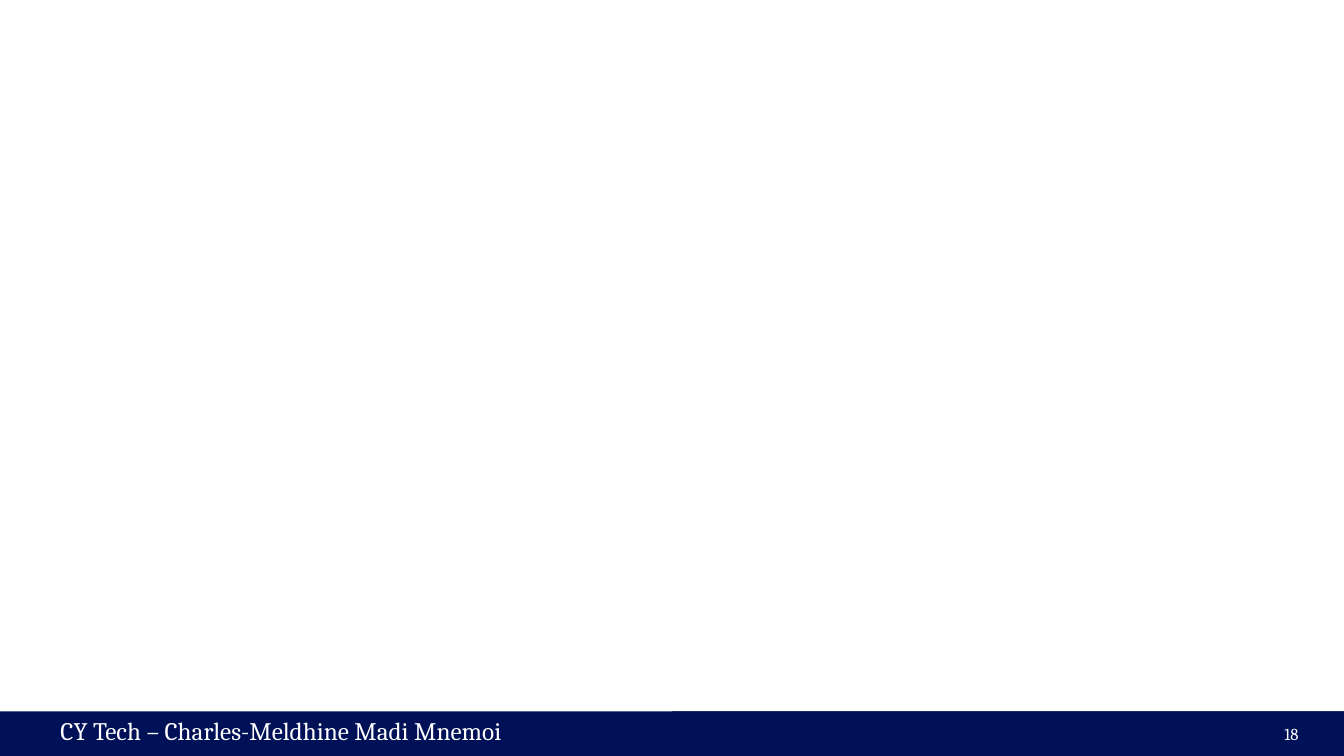
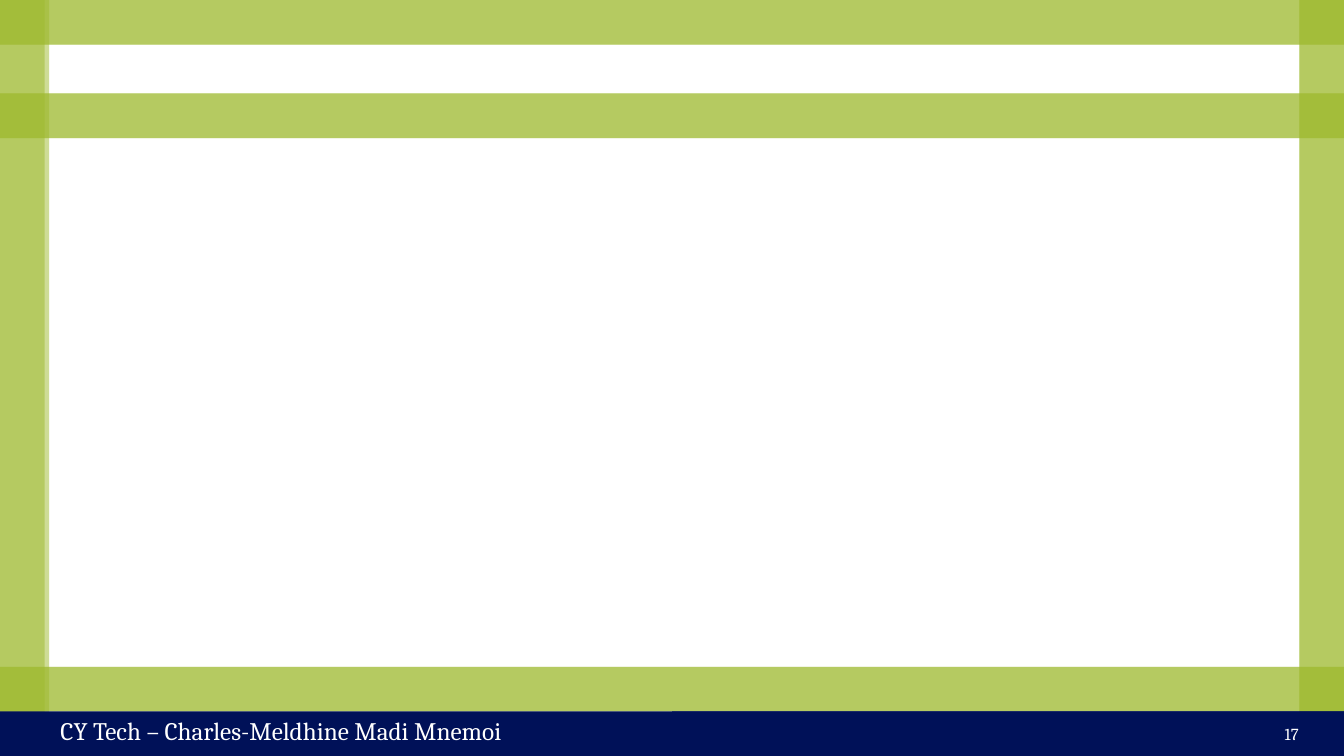
Before and after one commit to cmnemoi/cytech_sparks, a slide deck: slide 17 of presentation.pptx (slide 18 before the commit). Drawn at 1344x756 pixels with LibreOffice and Linux fonts; fonts in the diff are those of the drawing; background and template pictures are left out. Boxes give left, top, right and bottom in pixels: in the first picture for what was removed or moved away, otherwise in the second. Text is boxed around its words. In the diff, an @@ line names an element or a change of style, - is before the commit and + after.

```diff
--- a/presentation.pptx
+++ b/presentation.pptx
@@ group added at [0,0,1344,756]: 5 rectangles @@
@@ group added at [0,0,1344,756]: 5 rectangles @@
@@ text "CY Tech – Charles-Meldhine Madi ..." rewrapped from [70,722,501,740] to [60,722,501,740] @@
@@ text "CY Tech – Charles-Meldhine Madi ..." rewrapped from [93,722,511,740] to [70,722,511,740] @@
@@ page number at [1285,728,1299,740]: text changed @@
-18
+17
```
Also in this commit, not shown: 16 other slides changed, 1 slide removed.
